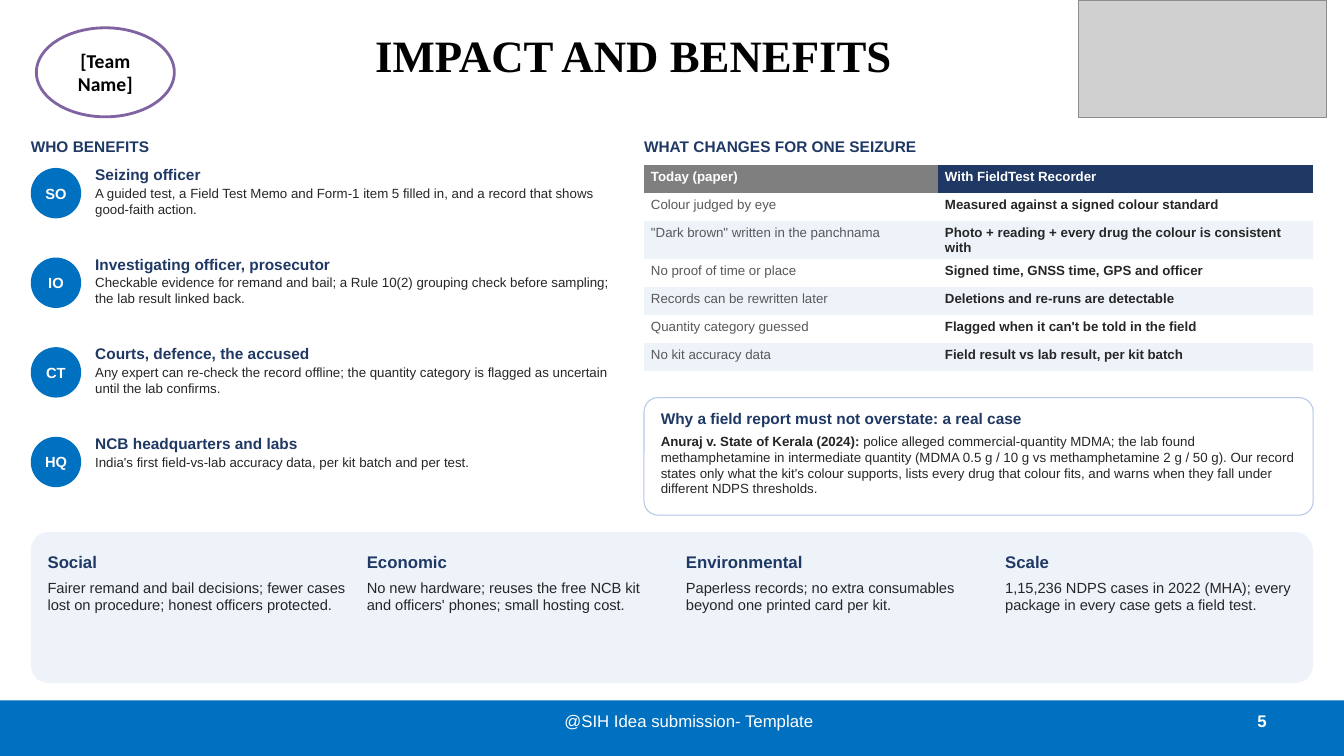
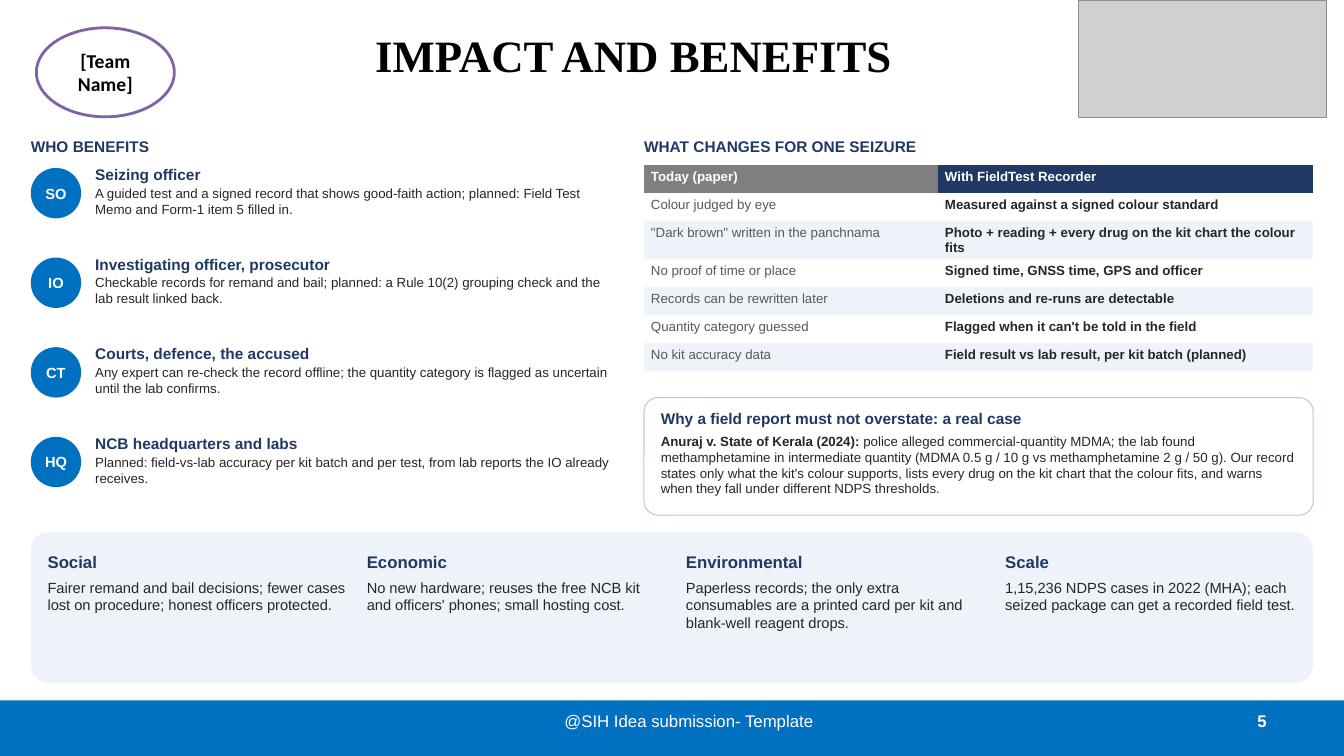
Before and after one commit to Harshith029/fieldtest-recorder, a slide deck: slide 5 of docs/deck/SIH26231_Idea_Submission.pptx. Drawn at 1344x756 pixels with LibreOffice and Linux fonts; fonts in the diff are those of the drawing; grey boxes stand for pictures. Boxes give left, top, right and bottom in pixels: in the first picture for what was removed or moved away, otherwise in the second. Text is boxed around its words. In the diff, an @@ line names an element or a change of style, - is before the commit and + after.

```diff
--- a/docs/deck/SIH26231_Idea_Submission.pptx
+++ b/docs/deck/SIH26231_Idea_Submission.pptx
@@ table at (x1=644, y1=165, x2=1314, y2=529) @@
-row 3, column 2: Photo + reading + every drug the colour is consistent with
+row 3, column 2: Photo + reading + every drug on the kit chart the colour fits
-row 7, column 2: Field result vs lab result, per kit batch
+row 7, column 2: Field result vs lab result, per kit batch (planned)
@@ text at (x1=95, y1=188, x2=580, y2=214): text changed @@
-A guided test, a Field Test Memo and Form-1 item 5 filled in, and a record that shows good-faith action.
+A guided test and a signed record that shows good-faith action; planned: Field Test Memo and Form-1 item 5 filled in.
@@ text at (x1=95, y1=277, x2=600, y2=303): text changed @@
-Checkable evidence for remand and bail; a Rule 10(2) grouping check before sampling; the lab result linked back.
+Checkable records for remand and bail; planned: a Rule 10(2) grouping check and the lab result linked back.
@@ text at (x1=661, y1=436, x2=1294, y2=496): text changed @@
-Anuraj v. State of Kerala (2024): police alleged commercial-quantity MDMA; the lab found methamphetamine in intermediate quantity (MDMA 0.5 g / 10 g vs methamphetamine 2 g / 50 g). Our record states only what the kit's colour supports, lists every drug that colour fits, and warns when they fall under different NDPS thresholds.
+Anuraj v. State of Kerala (2024): police alleged commercial-quantity MDMA; the lab found methamphetamine in intermediate quantity (MDMA 0.5 g / 10 g vs methamphetamine 2 g / 50 g). Our record states only what the kit's colour supports, lists every drug on the kit chart that the colour fits, and warns when they fall under different NDPS thresholds.
@@ text at (x1=95, y1=457, x2=609, y2=483): text changed @@
-India's first field-vs-lab accuracy data, per kit batch and per test.
+Planned: field-vs-lab accuracy per kit batch and per test, from lab reports the IO already receives.
@@ text at (x1=686, y1=582, x2=962, y2=631): text changed @@
-Paperless records; no extra consumables beyond one printed card per kit.
+Paperless records; the only extra consumables are a printed card per kit and blank-well reagent drops.
@@ text at (x1=1005, y1=582, x2=1295, y2=613): text changed @@
-1,15,236 NDPS cases in 2022 (MHA); every package in every case gets a field test.
+1,15,236 NDPS cases in 2022 (MHA); each seized package can get a recorded field test.
```
Also in this commit, not shown: 4 other slides changed, 6 other files.
